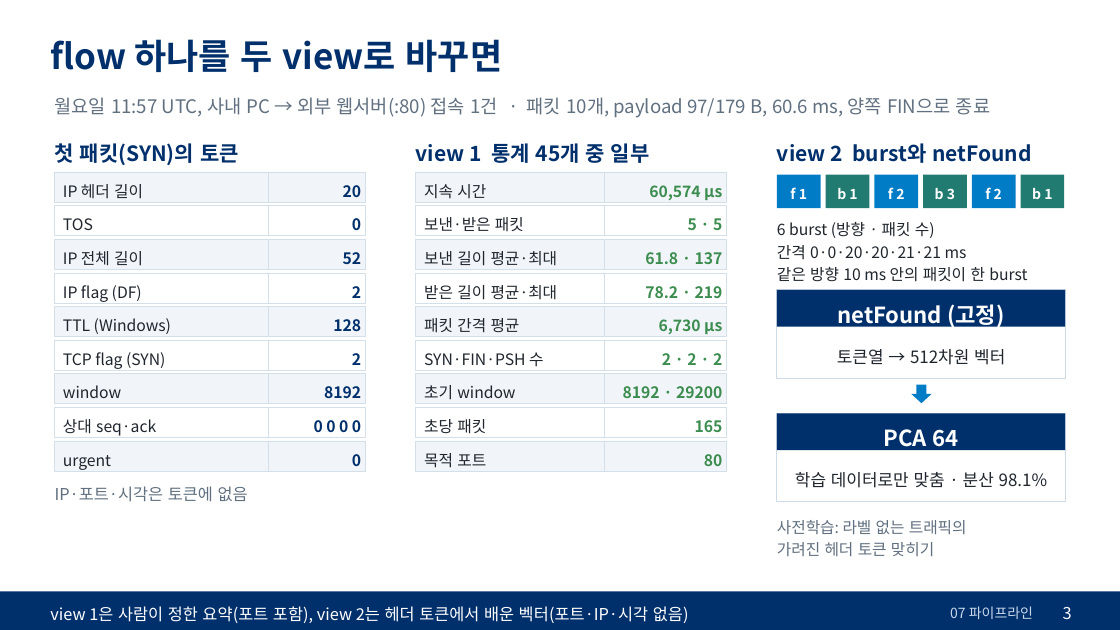
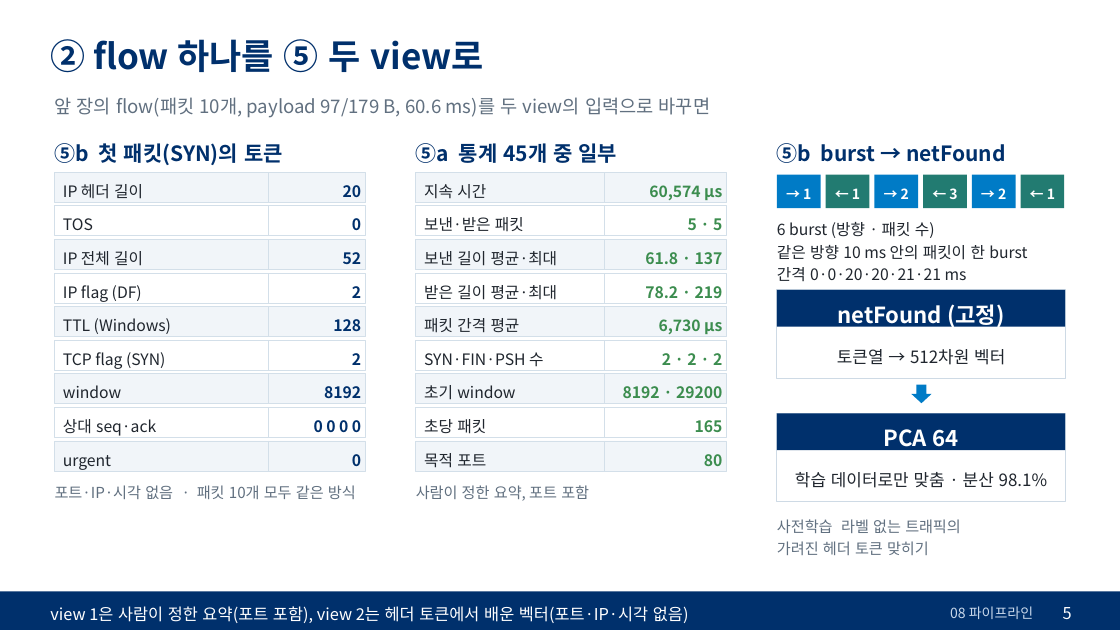
Before and after one commit to westpark9/imbal_cic, a slide deck: slide 5 of docs/slides/kor/20261104_PCAP_결과.pptx (slide 3 before the commit). Drawn at 1120x630 pixels with LibreOffice and Linux fonts; fonts in the diff are those of the drawing. Boxes give left, top, right and bottom in pixels: in the first picture for what was removed or moved away, otherwise in the second. Text is boxed around its words. In the diff, an @@ line names an element or a change of style, - is before the commit and + after.

```diff
--- a/docs/slides/kor/20261104_PCAP_결과.pptx
+++ b/docs/slides/kor/20261104_PCAP_결과.pptx
@@ text at <box>50,39,483,73</box>: text changed @@
-flow 하나를 두 view로 바꾸면
+② flow 하나를 ⑤ 두 view로
@@ text at <box>55,97,710,118</box>: text changed @@
-월요일 11:57 UTC, 사내 PC → 외부 웹서버(:80) 접속 1건 · 패킷 10개, payload 97/179 B, 60.6 ms, 양쪽 FIN으로 종료
+앞 장의 flow(패킷 10개, payload 97/179 B, 60.6 ms)를 두 view의 입력으로 바꾸면
@@ text at <box>55,143,283,165</box>: text changed @@
-첫 패킷(SYN)의 토큰
+⑤b 첫 패킷(SYN)의 토큰
@@ text at <box>416,143,617,163</box>: text changed @@
-view 1 통계 45개 중 일부
+⑤a 통계 45개 중 일부
@@ text at <box>777,143,1006,163</box>: text changed @@
-view 2 burst와 netFound
+⑤b burst → netFound
@@ text at <box>803,188,811,199</box>: text changed @@
-f 1
+→ 1
@@ text at <box>852,188,860,199</box>: text changed @@
-b 1
+← 1
@@ text at <box>901,188,909,199</box>: text changed @@
-f 2
+→ 2
@@ text at <box>949,188,957,199</box>: text changed @@
-b 3
+← 3
@@ text at <box>998,188,1006,199</box>: text changed @@
-f 2
+→ 2
@@ text at <box>1047,188,1055,199</box>: text changed @@
-b 1
+← 1
@@ text at <box>777,245,1027,260</box>: paragraph added @@
+같은 방향 10 ms 안의 패킷이 한 burst
@@ text at <box>777,267,1027,282</box>: paragraph removed @@
-같은 방향 10 ms 안의 패킷이 한 burst
@@ text at <box>55,485,356,499</box>: text changed; size 14 to 13 pt @@
-IP·포트·시각은 토큰에 없음
+포트·IP·시각 없음 · 패킷 10개 모두 같은 방식
@@ text added at <box>416,485,589,501</box>, 13 pt, text #617080 @@
+사람이 정한 요약, 포트 포함
@@ text at <box>777,519,961,533</box>: text changed; size 13.5 to 13 pt @@
-사전학습: 라벨 없는 트래픽의
+사전학습 라벨 없는 트래픽의
@@ text at <box>777,541,929,555</box>: size 13.5 to 13 pt in "가려진 헤더 토큰 맞히기" @@
@@ text at <box>950,606,1033,619</box>: text changed @@
-07 파이프라인
+08 파이프라인
@@ text at <box>1063,607,1072,619</box>: text changed @@
-3
+5
```
Also in this commit, not shown: 6 other slides changed, 4 slides added, 20 other files.
